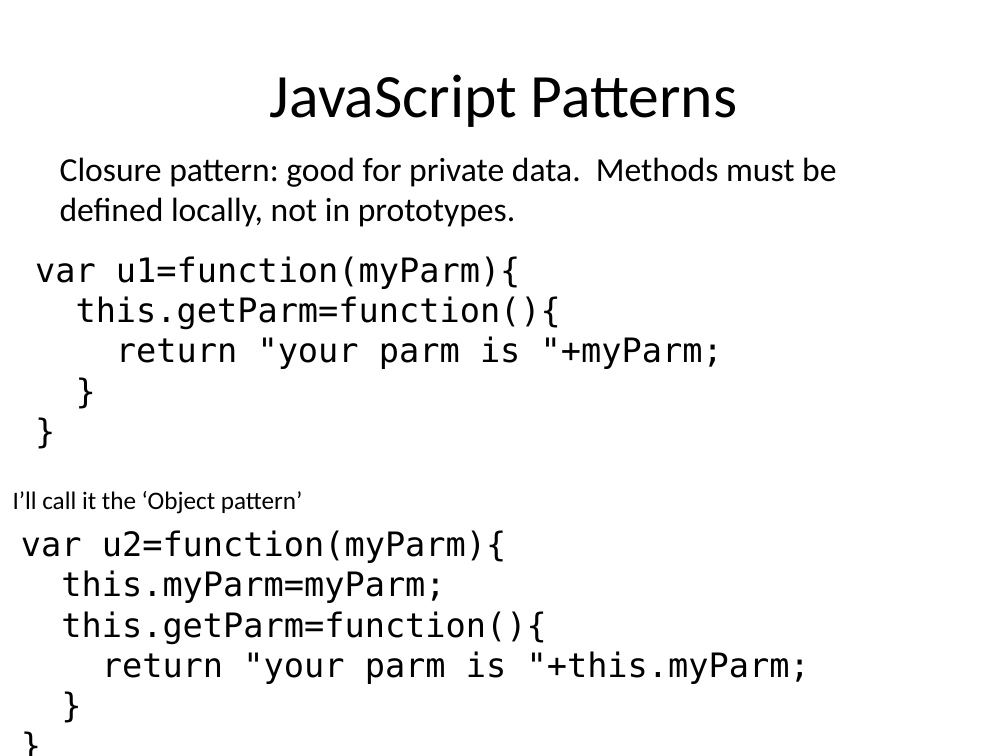
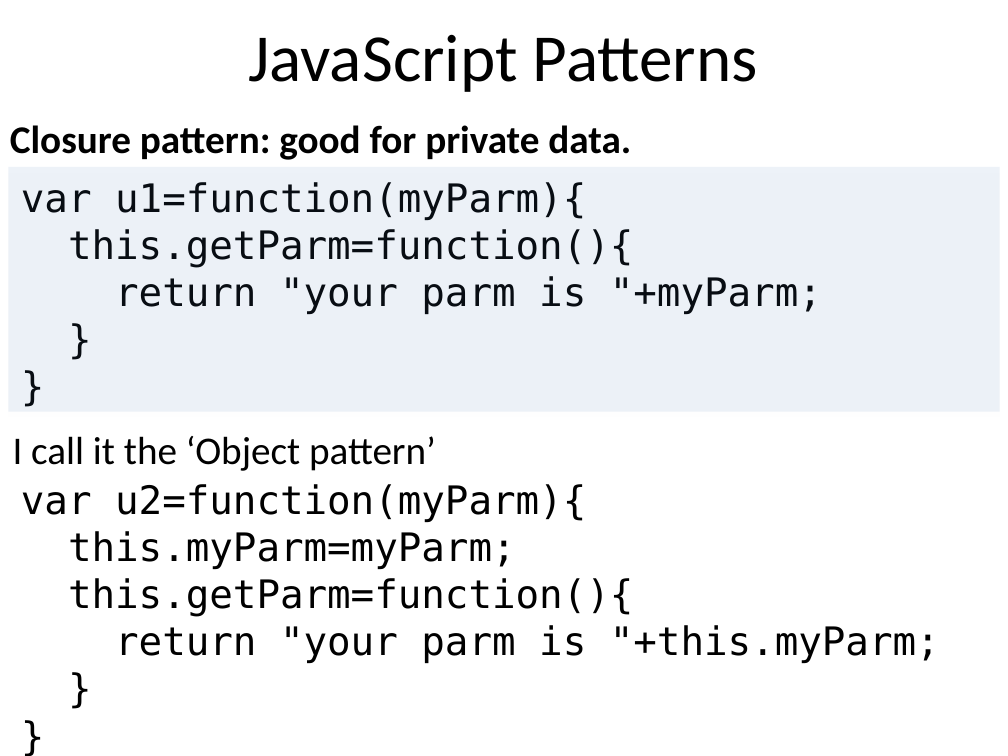
Before and after one commit to benralexander/lv, a slide deck: slide 41 of myD3_latest_c.ppt (slide 32 before the commit). Drawn at 1008x756 pixels with LibreOffice and Linux fonts; fonts in the diff are those of the drawing. Boxes give left, top, right and bottom in pixels: in the first picture for what was removed or moved away, otherwise in the second. Text is boxed around its words. In the diff, an @@ line names an element or a change of style, - is before the commit and + after.

```diff
--- a/myD3_latest_c.ppt
+++ b/myD3_latest_c.ppt
@@ title "JavaScript Patterns": place and size @@
-title "JavaScript Patterns" at [270, 74, 737, 127]
+title "JavaScript Patterns" at [248, 34, 758, 92]
@@ title "JavaScript Patterns" at [248, 34, 758, 92]: size 44 to 48 pt @@
@@ text at [10, 125, 631, 160]: text changed; size 24 to 28 pt; bold on @@
-Closure pattern: good for private data. Methods must be defined locally, not in prototypes.
+Closure pattern: good for private data.
@@ rectangle added at [8, 167, 999, 412], fill #4F81BD at 10% opacity @@
@@ text "var u1=function(myParm){" at [21, 182, 822, 314]: size 24 to 28 pt @@
@@ text "var u1=function(myParm){": place and size @@
-text "var u1=function(myParm){" at [35, 256, 723, 369]
+text "var u1=function(myParm){" at [21, 182, 822, 314]
@@ text at [13, 436, 436, 471]: text changed; size 18 to 28 pt @@
-I’ll call it the ‘Object pattern’
+I call it the ‘Object pattern’
@@ text "var u2=function(myParm){": place and size @@
-text "var u2=function(myParm){" at [21, 530, 810, 684]
+text "var u2=function(myParm){" at [21, 484, 940, 663]
@@ text "var u2=function(myParm){" at [21, 484, 940, 663]: size 24 to 28 pt @@
```
Also in this commit, not shown: 32 other slides changed, 9 slides added, 3 slides removed, 7 other files.
